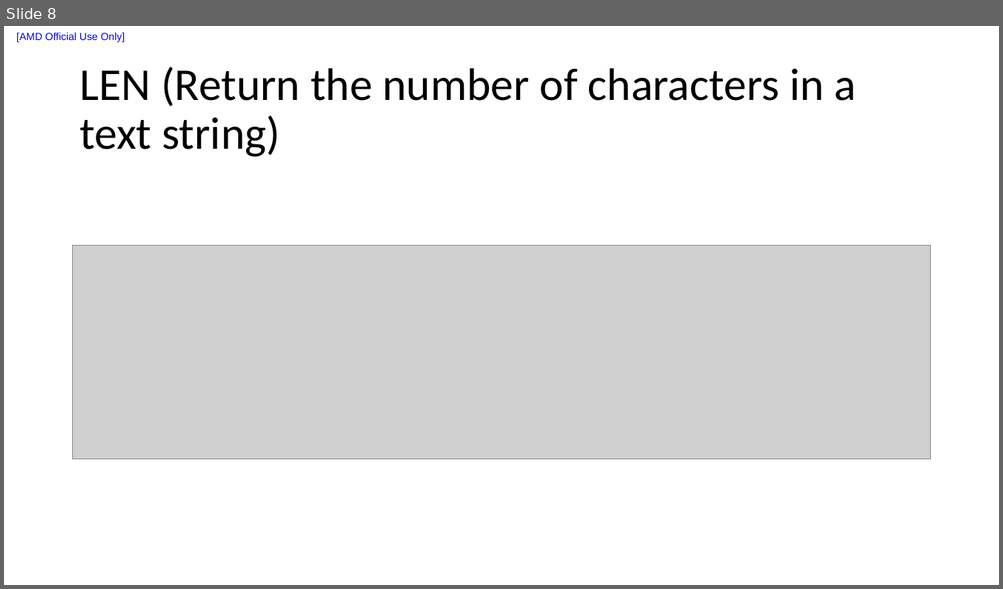
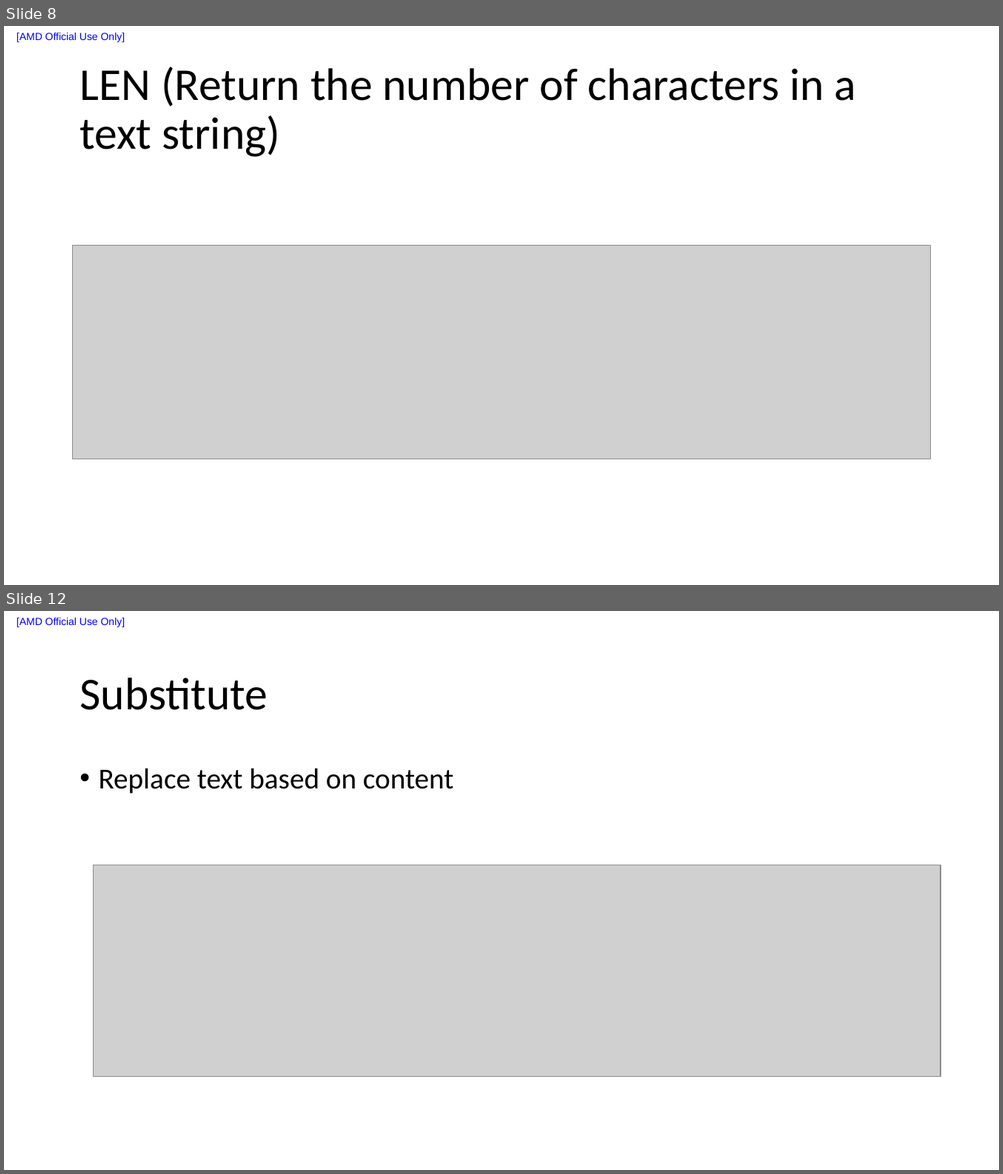
Before and after one commit to liuxu-github-ui/Excel, a slide deck: ExcelFundamentalsfordataanalysis.pptx. Shown one above the other, each under a label of ours: slide 8 before the commit, slides 8 and 12 after it; the slides between them are not shown. The pictures are 1003x589 and 1003x1174 pixels, drawn with LibreOffice and Linux fonts; fonts in the diff are those of the drawing; grey boxes stand for pictures. Boxes give left, top, right and bottom in pixels: in the first picture for what was removed or moved away, otherwise in the second. Text is boxed around its words. In the diff, an @@ line names an element or a change of style, - is before the commit and + after.

```diff
--- a/ExcelFundamentalsfordataanalysis.pptx
+++ b/ExcelFundamentalsfordataanalysis.pptx
@@ slide 12 added at [4,611,999,1170], background #FFFFFF; not listed: 1 template element that a slide beside it also shows @@
@@ title added at [79,678,267,710], 44 pt, text #000000 @@
+Substitute
@@ text added at [99,768,454,794], 28 pt, text #000000 @@
+• Replace text based on content
@@ picture added at [93,866,940,1077] @@
```
Also in this commit, not shown: 1 slide changed, 11 other slides added, 10 other files.
